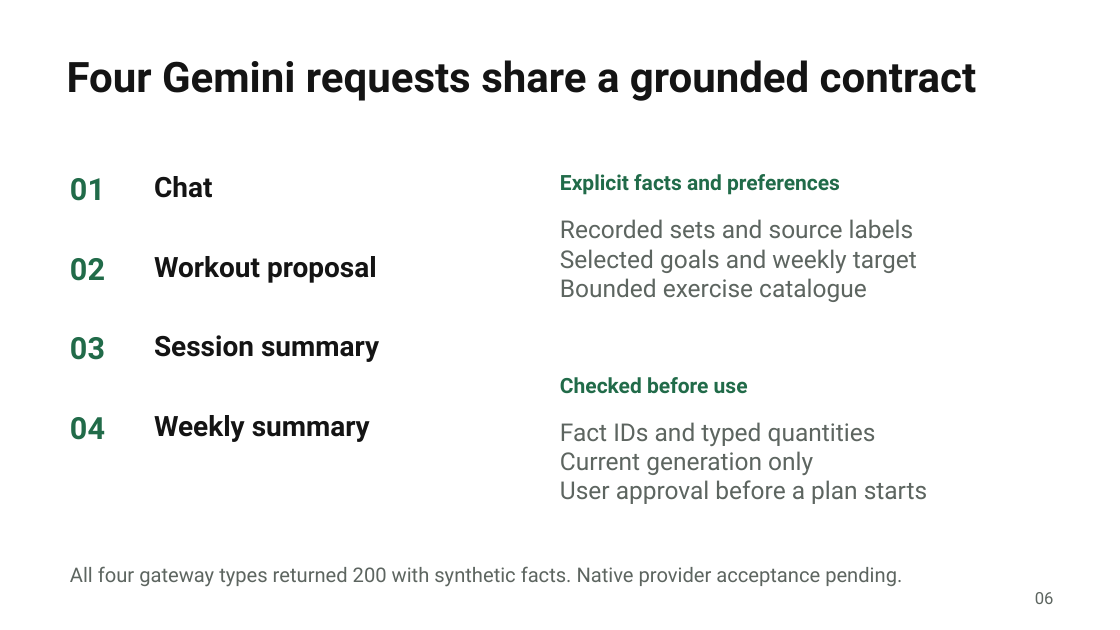
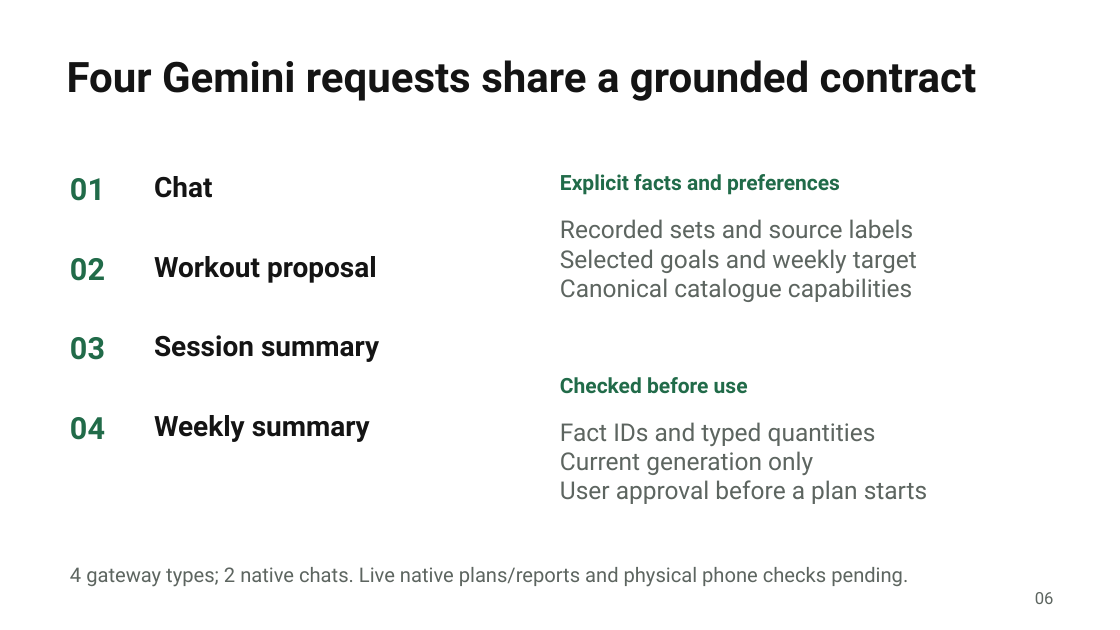
Before and after one commit to NakkiV7/oxhack-team, a slide deck: slide 6 of presentation/output/spottr-judges.pptx. Drawn at 1120x630 pixels with LibreOffice and Linux fonts; fonts in the diff are those of the drawing. Boxes give left, top, right and bottom in pixels: in the first picture for what was removed or moved away, otherwise in the second. Text is boxed around its words. In the diff, an @@ line names an element or a change of style, - is before the commit and + after.

```diff
--- a/presentation/output/spottr-judges.pptx
+++ b/presentation/output/spottr-judges.pptx
@@ text at (x1=560, y1=278, x2=912, y2=302): text changed @@
-Bounded exercise catalogue
+Canonical catalogue capabilities
@@ text at (x1=70, y1=567, x2=908, y2=587): text changed @@
-All four gateway types returned 200 with synthetic facts. Native provider acceptance pending.
+4 gateway types; 2 native chats. Live native plans/reports and physical phone checks pending.
```
Also in this commit, not shown: 4 other slides changed, 20 other files.
